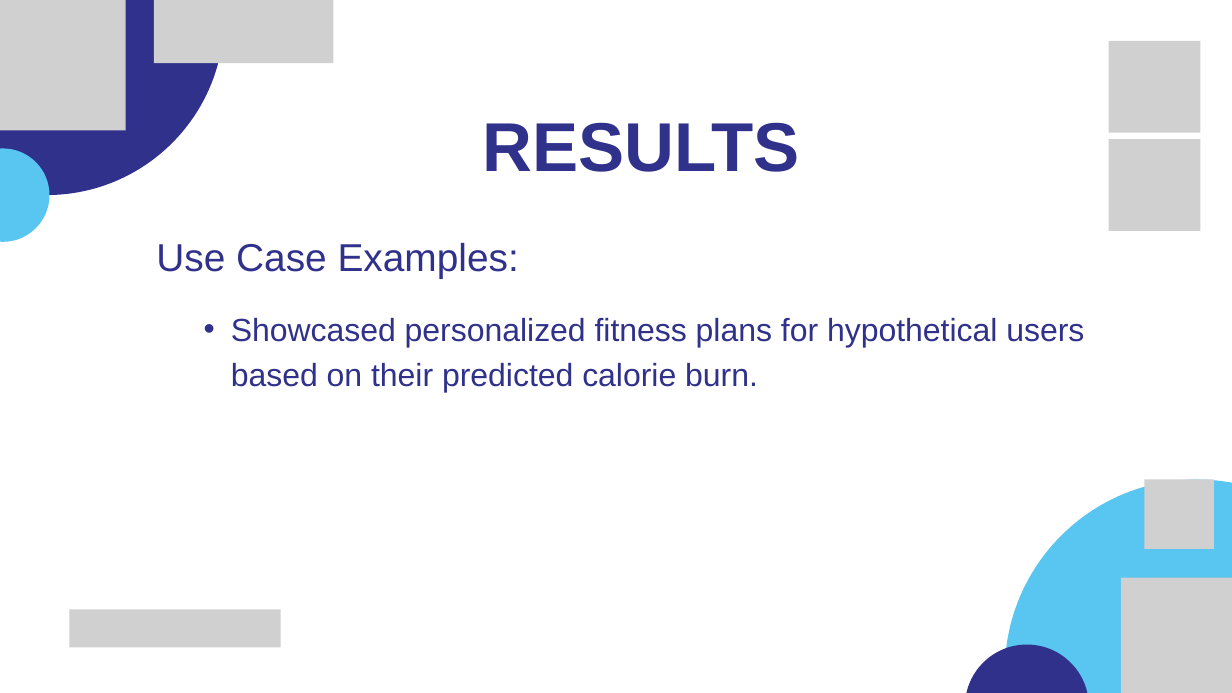
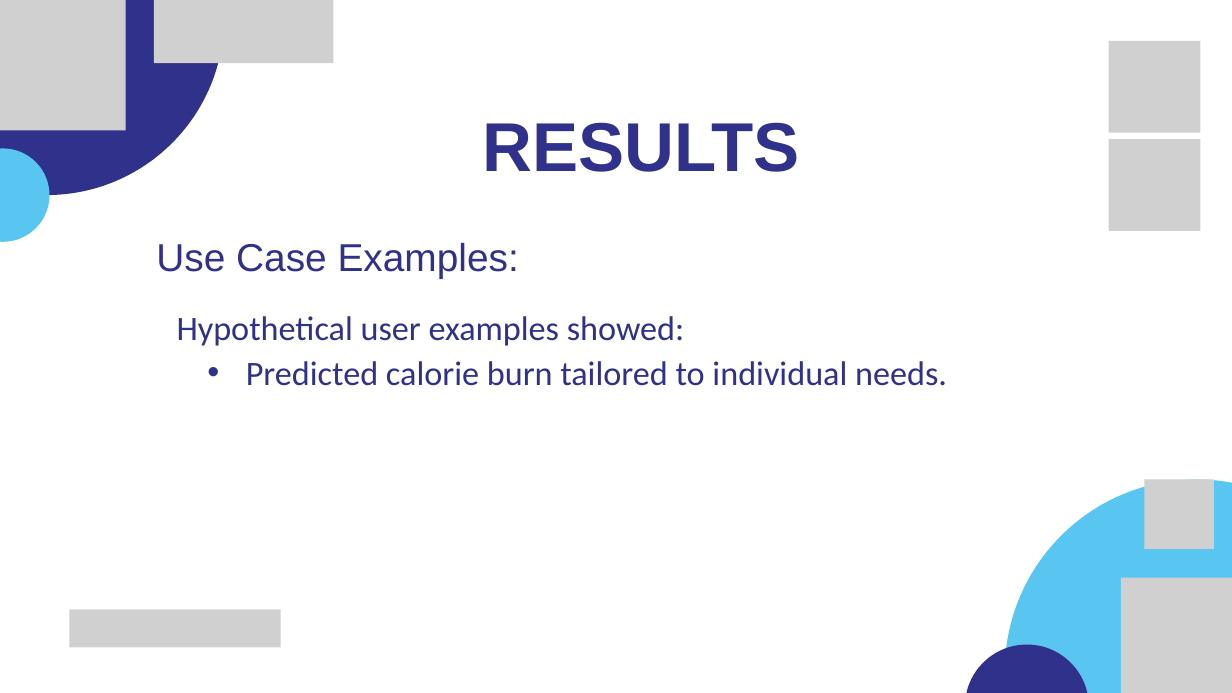
Before and after one commit to Mohamedelmahdy01/BurnMeter, a slide deck: slide 12 of BurnMeter.pptx (slide 13 before the commit). Drawn at 1232x693 pixels with LibreOffice and Linux fonts; fonts in the diff are those of the drawing; grey boxes stand for pictures. Boxes give left, top, right and bottom in pixels: in the first picture for what was removed or moved away, otherwise in the second. Text is boxed around its words. In the diff, an @@ line names an element or a change of style, - is before the commit and + after.

Commit message:
Correct spelling errors

```diff
--- a/BurnMeter.pptx
+++ b/BurnMeter.pptx
@@ text at [177, 316, 947, 386]: text changed; size 37.3 to 40 pt; font Arial to Calibri @@
-  • Showcased personalized fitness plans for hypothetical users based on their predicted calorie burn.
+Hypothetical user examples showed:
+  • Predicted calorie burn tailored to individual needs.
```
Also in this commit, not shown: 13 other slides changed, 1 slide removed.
